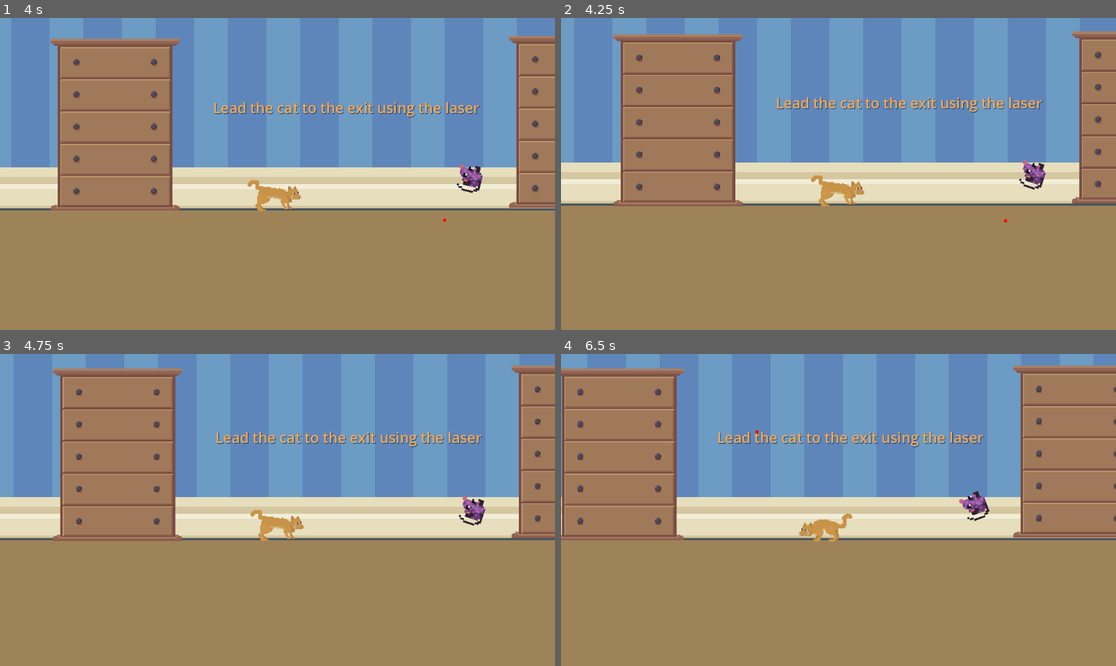
Above: before the commit, frames 1-4 (two rows, left to right).
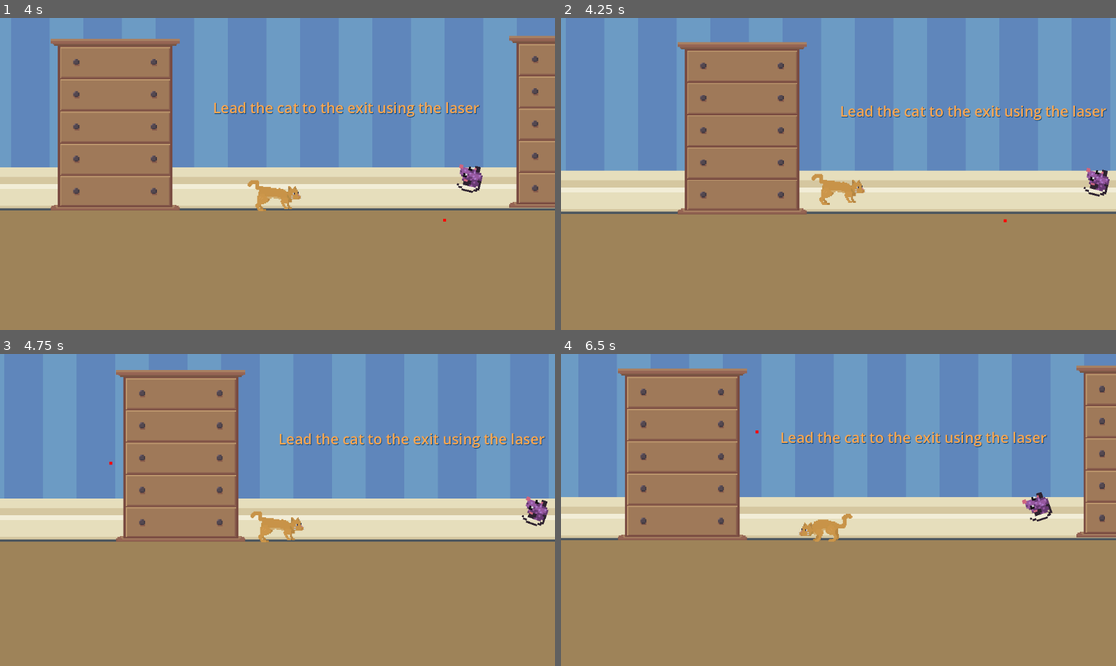
Above: after the commit, the same moments.

Repository: arrowira/RedDotJam
Game: Godot game, scene res://levels/main.tscn
Same seed, same stepped clock (60 frames per second), same inputs: the game is played once before the commit and once after it. Before the commit the project starts from res://main.tscn.
Inputs (mouse positions are in pixels of both pictures, inside the frame that each line leads up to):
- Up to frame 1 (4 s): move the mouse to (399, 158) at 0.52 s; move the mouse to (166, 189) at 1.27 s; move the mouse to (333, 105) at 2.02 s; move the mouse to (249, 236) at 2.77 s; move the mouse to (444, 220) at 3.52 s
- Up to frame 2 (4.25 s): tap R (restart, bound only after the commit) at 4.15 s
- Up to frame 3 (4.75 s): move the mouse to (111, 463) at 4.27 s
- Up to frame 4 (6.5 s): move the mouse to (866, 510) at 5.02 s; move the mouse to (755, 432) at 5.77 s

Frame 1 is identical in both runs. In frame 2, 28% of the frame differs, in the area x 0-100%, y 4-66%; in frame 3, 21%; in frame 4, 21%.

Commit message:
restart level

Diff:
--- a/reddotproject/cat/catBody.gd
+++ b/reddotproject/cat/catBody.gd
@@ -8,68 +8,69 @@
 var seesPointer = false
 var redDotVisible = true
 var jumping=false
+
 @onready var vision = $vision
 @onready var animation_player: AnimationPlayer = $AnimationPlayer
 @onready var sprite_2d: Sprite2D = $Sprite2D
 
 
 func _ready() -> void:
-	Input.set_mouse_mode(Input.MOUSE_MODE_HIDDEN)
+    Input.set_mouse_mode(Input.MOUSE_MODE_HIDDEN)
 
 
 func _physics_process(delta: float) -> void:
-	vision.target_position = to_local(get_global_mouse_position())
-	if vision.is_colliding():
-		redDotVisible = false
-		#high friction
-		velocity.x = lerp(velocity.x, 0.0, 100*friction)
-	else:
+    vision.target_position = to_local(get_global_mouse_position())
+    if vision.is_colliding():
+        redDotVisible = false
+        #high friction
+        velocity.x = lerp(velocity.x, 0.0, 100*friction)
+    else:
 
-		redDotVisible = true
-		#low friction
-		velocity.x = lerp(velocity.x, 0.0, 10*friction)
-	# Add the gravity.
-	if not is_on_floor():
-		velocity += get_gravity() * delta
-	else:
-		if not jumping:
-			animation_player.play("walk")
-	if redDotVisible:
-		#direction cat moves in
-		dir = get_global_mouse_position().x-position.x
-		if dir <0:
-			dir = -1
+        redDotVisible = true
+        #low friction
+        velocity.x = lerp(velocity.x, 0.0, 10*friction)
+    # Add the gravity.
+    if not is_on_floor():
+        velocity += get_gravity() * delta
+    else:
+        if not jumping:
+            animation_player.play("walk")
+    if redDotVisible:
+        #direction cat moves in
+        dir = get_global_mouse_position().x-position.x
+        if dir <0:
+            dir = -1
 
-		else:
-			dir = 1
+        else:
+            dir = 1
 
 
-		#cat movement
-		velocity.x+=dir*delta*speed
+        #cat movement
+        velocity.x+=dir*delta*speed
 
-		if velocity.x >0:
-			sprite_2d.flip_h = false
-		else:
-			sprite_2d.flip_h = true
+        if velocity.x >0:
+            sprite_2d.flip_h = false
+        else:
+            sprite_2d.flip_h = true
 
-		#jump checks
-		if abs(get_global_mouse_position().y-position.y)>60 and get_global_mouse_position().y<position.y and is_on_floor():
-			#if in jump range
-			if abs(get_global_mouse_position().x-position.x)<150 and not jumping:
-				animation_player.play("jump")
-				print("startJump")
-				jumping=true
-				$Timer.start()
+        #jump checks
+        if abs(get_global_mouse_position().y-position.y)>60 and get_global_mouse_position().y<position.y and is_on_floor():
+            #if in jump range
+            if abs(get_global_mouse_position().x-position.x)<150 and not jumping:
+                animation_player.play("jump")
+                print("startJump")
+                jumping=true
+                $Timer.start()
 
 
 
-	if velocity.x < 5 and velocity.x > -5:
-			animation_player.play("RESET")
+    if velocity.x < 5 and velocity.x > -5:
+            animation_player.play("RESET")
 
-	move_and_slide()
+    move_and_slide()
 
 
 func _on_timer_timeout() -> void:
-	velocity.y = jumpVelocity
-	print("startJumpForce")
-	jumping = false
+    velocity.y = jumpVelocity
+    print("startJumpForce")
+    jumping = false
--- a/reddotproject/common/exit/exit.gd
+++ b/reddotproject/common/exit/exit.gd
@@ -5,25 +5,25 @@
 
 func _ready():
 
-	# Connect signal programmatically (optional if you use the editor)
-	connect("body_entered", Callable(self, "_on_body_entered"))
+    # Connect signal programmatically (optional if you use the editor)
+    connect("body_entered", Callable(self, "_on_body_entered"))
 
 
 func _on_body_entered(body):
-	if was_transition_triggered:
-		return
+    if was_transition_triggered:
+        return
 
-	if body.name == "Cat":
-		was_transition_triggered = true
+    if body.name == "Cat":
+        was_transition_triggered = true
 
-		print("endLvl")
+        print("endLvl")
 
-		#body.queue_free()
+        #body.queue_free()
 
-		var exit = get_parent()
-		exit.ui.fade_into_black()
+        var exit = get_parent()
+        exit.ui.fade_into_black()
 
-		$Timer.start()
+        $Timer.start()
 
 
 
@@ -31,4 +31,4 @@
 
 
 func _on_timer_timeout() -> void:
-	get_tree().change_scene_to_file(get_parent().lvlPath)
+    get_tree().change_scene_to_file(get_parent().lvlPath)
--- a/reddotproject/common/exit/exitParent.gd
+++ b/reddotproject/common/exit/exitParent.gd
@@ -12,4 +12,5 @@
 
 # Called every frame. 'delta' is the elapsed time since the previous frame.
 func _process(delta: float) -> void:
-    pass
+    if Input.is_action_pressed("restart"):
+        get_tree().reload_current_scene()
--- a/reddotproject/levels/lvl_2.tscn
+++ b/reddotproject/levels/lvl_2.tscn
@@ -130,7 +130,6 @@
 
 [node name="exit" parent="." instance=ExtResource("5_p6p7j")]
 position = Vector2(441, 17)
-lvlName = "lvl_3"
 
 [node name="UI" type="CanvasLayer" parent="."]
 script = ExtResource("7_jmh5r")
--- a/reddotproject/main.tscn
+++ b/reddotproject/levels/main.tscn
@@ -1,12 +1,12 @@
 [gd_scene load_steps=12 format=3 uid="uid://djyg3yfqvrvqv"]
 
-[ext_resource type="PackedScene" uid="uid://bvbpvexlyuf02" path="res://laser/redDot.tscn" id="1_5fw3v"]
-[ext_resource type="PackedScene" uid="uid://bonavi8ewksq3" path="res://common/scene_transition.tscn" id="1_f7rki"]
-[ext_resource type="Script" path="res://ui/ui.gd" id="1_nehsm"]
-[ext_resource type="PackedScene" uid="uid://lxssocnf1y78" path="res://cat/cat.tscn" id="2_6v5ln"]
-[ext_resource type="PackedScene" uid="uid://deh4lr4l0eqfj" path="res://common/exit/exit.tscn" id="4_fgjsn"]
-[ext_resource type="PackedScene" uid="uid://dwh15m6vaxtdp" path="res://objects/wardrobe/wardrobe_large.tscn" id="5_q8gm7"]
-[ext_resource type="PackedScene" uid="uid://drb6vgeymex4i" path="res://common/background/background.tscn" id="8_qemu7"]
+[ext_resource type="Script" path="res://ui/ui.gd" id="1_yg56n"]
+[ext_resource type="PackedScene" uid="uid://bonavi8ewksq3" path="res://common/scene_transition.tscn" id="2_ilov4"]
+[ext_resource type="PackedScene" uid="uid://bvbpvexlyuf02" path="res://laser/redDot.tscn" id="3_mgnto"]
+[ext_resource type="PackedScene" uid="uid://lxssocnf1y78" path="res://cat/cat.tscn" id="4_8sgc1"]
+[ext_resource type="PackedScene" uid="uid://dwh15m6vaxtdp" path="res://objects/wardrobe/wardrobe_large.tscn" id="5_rsymd"]
+[ext_resource type="PackedScene" uid="uid://deh4lr4l0eqfj" path="res://common/exit/exit.tscn" id="6_yi7o2"]
+[ext_resource type="PackedScene" uid="uid://drb6vgeymex4i" path="res://common/background/background.tscn" id="7_stnct"]
 
 [sub_resource type="Animation" id="Animation_yryto"]
 length = 0.001
--- a/reddotproject/project.godot
+++ b/reddotproject/project.godot
@@ -11,7 +11,7 @@
 [application]
 
 config/name="redDotProject"
-run/main_scene="res://main.tscn"
+run/main_scene="res://levels/main.tscn"
 config/features=PackedStringArray("4.3", "Forward Plus")
 config/icon="res://icon.svg"
 
@@ -19,6 +19,14 @@
 
 Music="*res://music.tscn"
 
+[input]
+
+restart={
+"deadzone": 0.5,
+"events": [Object(InputEventKey,"resource_local_to_scene":false,"resource_name":"","device":-1,"window_id":0,"alt_pressed":false,"shift_pressed":false,"ctrl_pressed":false,"meta_pressed":false,"pressed":false,"keycode":0,"physical_keycode":82,"key_label":0,"unicode":114,"location":0,"echo":false,"script":null)
+]
+}
+
 [rendering]
 
 textures/canvas_textures/default_texture_filter=0
--- a/reddotproject/ui/ui.gd
+++ b/reddotproject/ui/ui.gd
@@ -4,8 +4,8 @@
 
 
 func fade_into_black() -> void:
-	animation_player.play("fade_into_black")
+    animation_player.play("fade_into_black")
 
 
 func fade_out_black() -> void:
-	animation_player.play("fade_out_black")
+    animation_player.play("fade_out_black")
Not shown: 2 places in reddotproject/levels/main.tscn that only renumber resources
